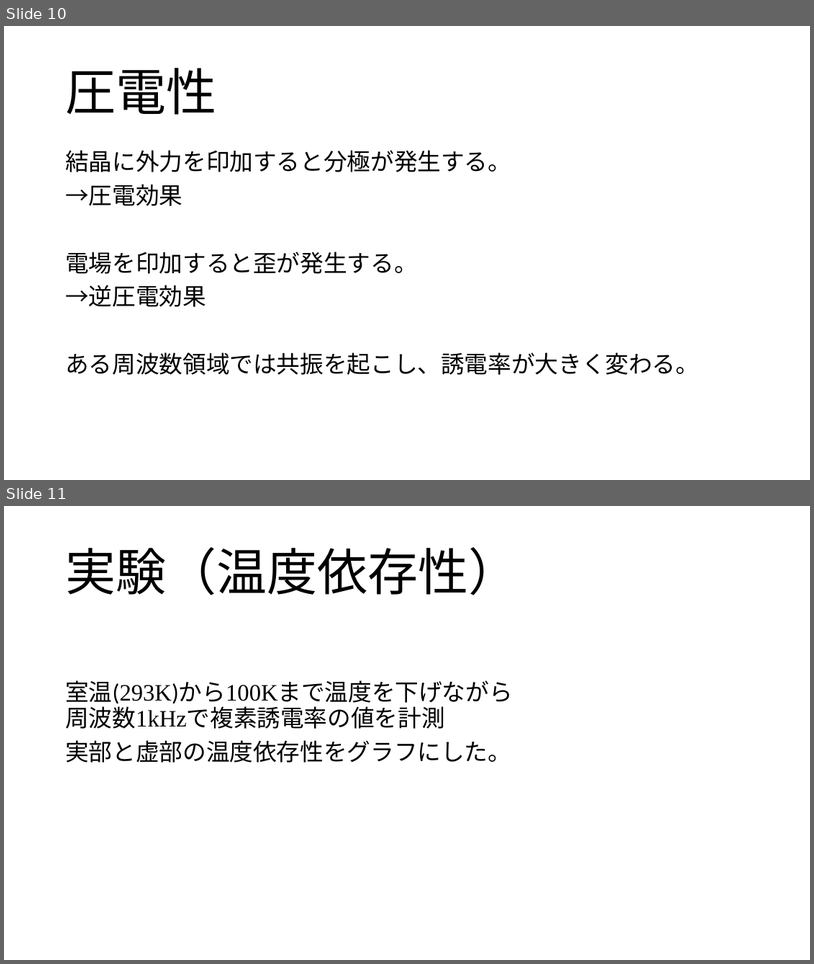
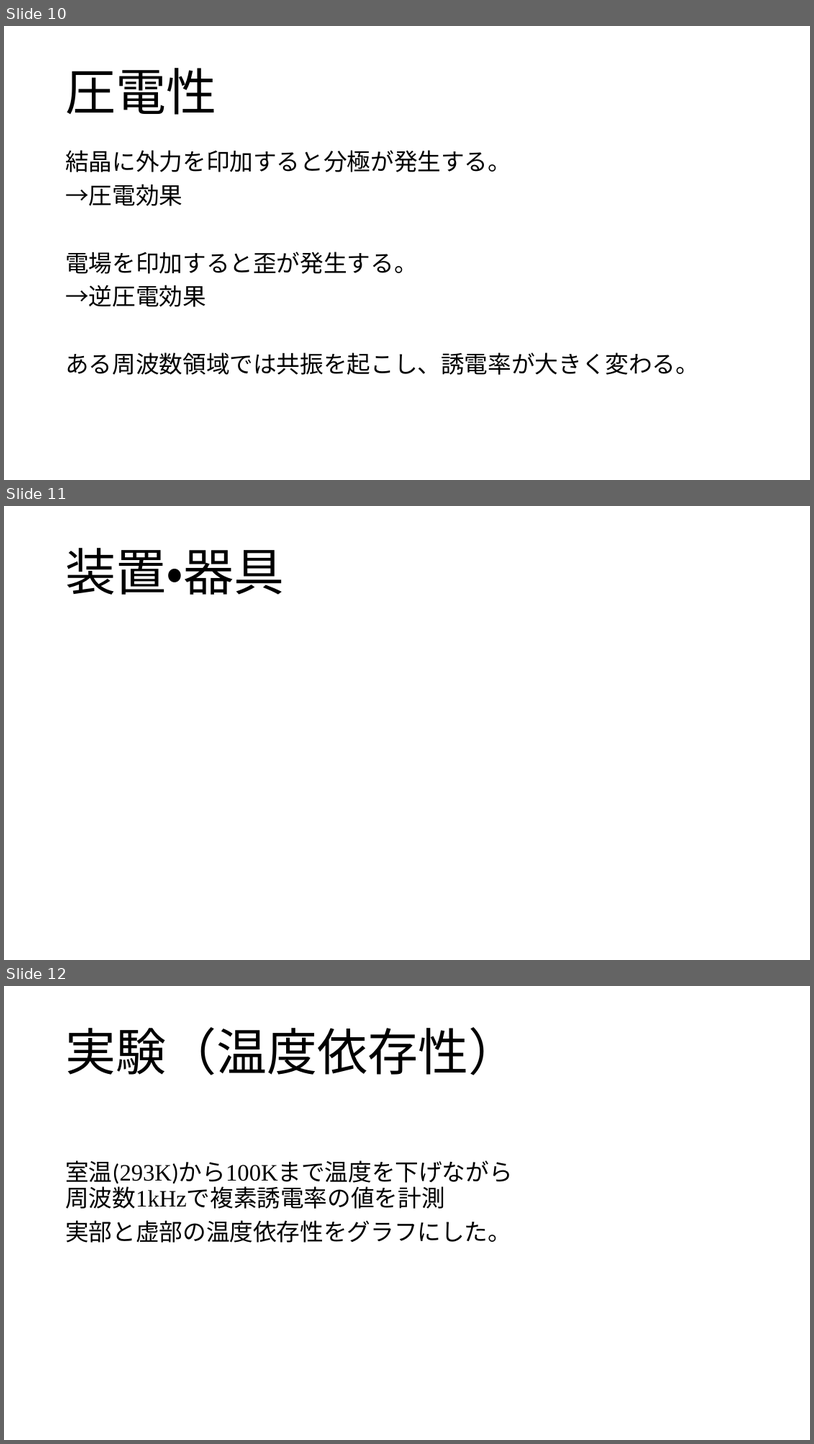
Before and after one commit to coil398/experiment, a slide deck: dielectric/強誘電体の誘電特性.pptx. Shown one above the other, each under a label of ours: slides 10 and 11 before the commit, slides 10, 11 and 12 after it. The pictures are 814x964 and 814x1444 pixels, drawn with LibreOffice and Linux fonts; fonts in the diff are those of the drawing; grey boxes stand for pictures. Boxes give left, top, right and bottom in pixels: in the first picture for what was removed or moved away, otherwise in the second. Text is boxed around its words. In the diff, an @@ line names an element or a change of style, - is before the commit and + after.

```diff
--- a/dielectric/強誘電体の誘電特性.pptx
+++ b/dielectric/強誘電体の誘電特性.pptx
@@ slide 11 added at [4,506,810,960], background #FFFFFF @@
@@ title added at [65,548,284,595], 60 pt, text #000000 @@
+装置・器具
@@ what was slide 11 is now slide 12 @@
```
Also in this commit, not shown: 2 slides changed, 5 other slides added, 1 other file.
